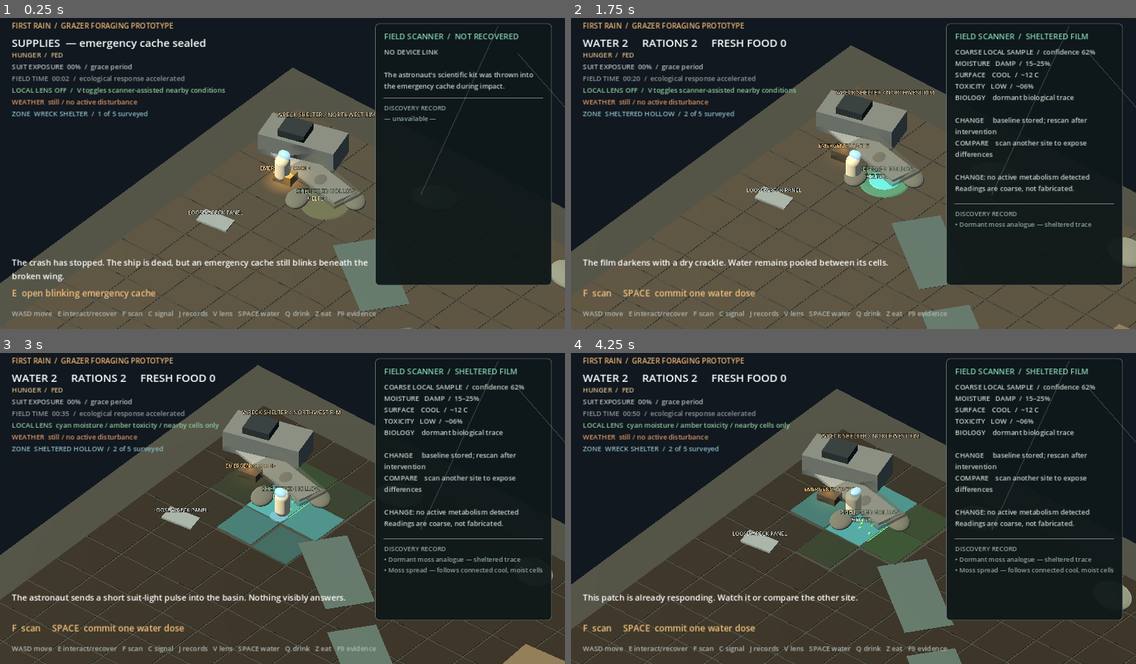
Above: before the commit, frames 1-4 (two rows, left to right).
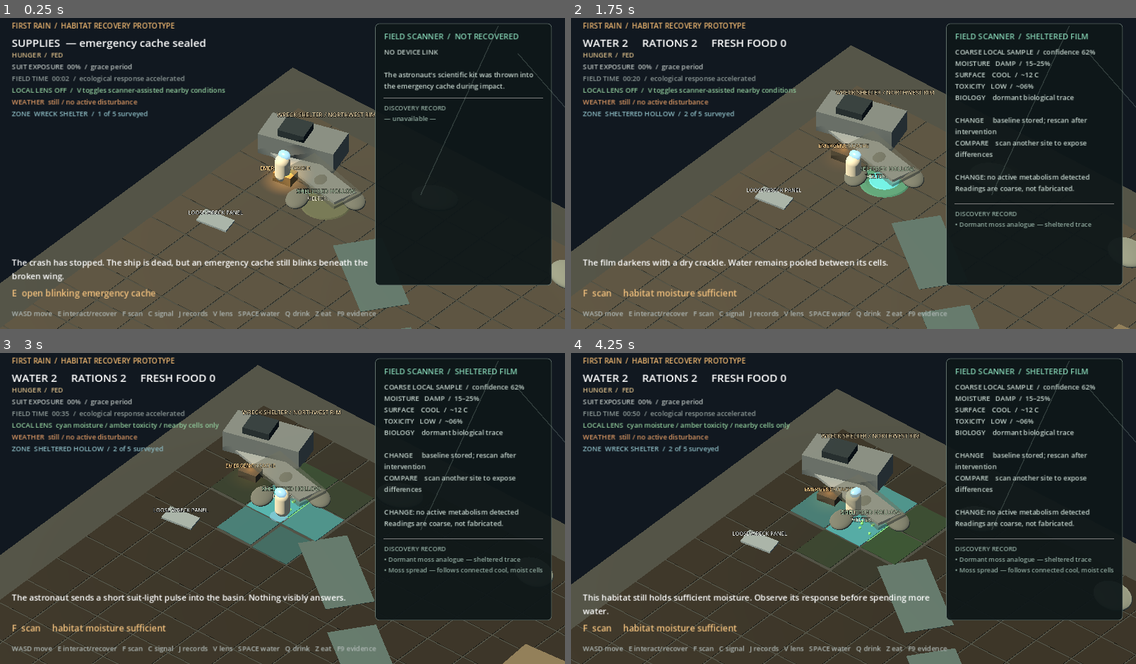
Above: after the commit, the same moments.

Repository: mmullen200/first-rain
Game: Godot game, scene res://main.tscn
Two runs of this game, one before a commit and one after it. Both use one fixed random seed, a clock stepped at 60 frames per second and the inputs below.
Inputs:
- Up to frame 1 (0.25 s): no input
- Up to frame 2 (1.75 s): tap Enter at 0.5 s; hold D 0.53-1.28 s; hold E 0.53-1.28 s; tap Space at 0.77, 1.52 s; hold S from 1.28 s (still down); tap F at 1.35 s
- Up to frame 3 (3 s): release S at 2.03 s; hold D 2.03-2.78 s; tap V at 2.1 s; hold W from 2.78 s (still down); tap C at 2.85 s
- Up to frame 4 (4.25 s): tap Space at 3.02, 3.77 s; release W at 3.53 s; hold A from 3.53 s (still down); tap Q at 3.6 s

The runs differ from the first frame. In frame 1, 0.3% of the frame differs, in the area x 10-31%, y 1-4%; in frame 2, 0.6%; in frame 3, 0.7%; in frame 4, 1.4%, in the area x 2-64%, y 1-90%.

Commit message:
Allow storm-dried habitat to be rewatered

Diff:
--- a/prototypes/godot-first-interaction/main.gd
+++ b/prototypes/godot-first-interaction/main.gd
@@ -21,6 +21,7 @@
 const FIELD_TIME_SCALE := 12.0
 const EXPOSED_EXPOSURE_RATE := 0.105
 const MOSS_EXPOSURE_RATE := 0.035
+const REWATER_MOISTURE_THRESHOLD := 0.16
 # Forty-five hunger points marks a meal. At 12× displayed field time this
 # takes eight in-world hours, supporting roughly three meals per field day.
 const HUNGER_RATE := 0.01875
@@ -584,7 +585,7 @@
 
 	var title := Label.new()
 	title.position = Vector2(24, 18)
-	title.text = "FIRST RAIN  /  GRAZER FORAGING PROTOTYPE"
+	title.text = "FIRST RAIN  /  HABITAT RECOVERY PROTOTYPE"
 	title.add_theme_font_size_override("font_size", 15)
 	title.add_theme_color_override("font_color", Color("e9b36e"))
 	canvas.add_child(title)
@@ -868,7 +869,16 @@
 		prompt_label.text = "E  place shade on this ecological cell  /  footprint shown"
 	elif nearest_patch != "":
 		if scanner_recovered:
-			prompt_label.text = "F  scan     SPACE  commit one water dose"
+			var nearby_patch: Dictionary = patches[nearest_patch]
+			var nearby_position: Vector3 = nearby_patch["node"].global_position
+			var nearby_sample: Dictionary = ecology.sample_world(Vector2(nearby_position.x, nearby_position.z))
+			var established: bool = nearby_patch["state"] == "wet" or nearby_patch["state"] == "awakening" or nearby_patch["state"] == "thriving"
+			if established and nearby_sample["moisture"] <= REWATER_MOISTURE_THRESHOLD:
+				prompt_label.text = "F  scan     SPACE  rewater dry habitat"
+			elif established:
+				prompt_label.text = "F  scan     habitat moisture sufficient"
+			else:
+				prompt_label.text = "F  scan     SPACE  commit one water dose"
 		else:
 			prompt_label.text = "The film is unusual, but bare eyes reveal little."
 	elif near_refuge:
@@ -1412,24 +1422,30 @@
 		return
 
 	var patch: Dictionary = patches[nearest_patch]
-	if patch["state"] == "wet" or patch["state"] == "awakening" or patch["state"] == "thriving":
-		_set_status("This patch is already responding. Watch it or compare the other site.")
-		return
-
-	var command_id := _record_command("water", nearest_patch, {"doses": 1})
+	var patch_position: Vector3 = patch["node"].global_position
+	var local_sample: Dictionary = ecology.sample_world(Vector2(patch_position.x, patch_position.z))
+	var established: bool = patch["state"] == "wet" or patch["state"] == "awakening" or patch["state"] == "thriving"
+	if established and local_sample["moisture"] > REWATER_MOISTURE_THRESHOLD:
+		_set_status("This habitat still holds sufficient moisture. Observe its response before spending more water.")
+		return
+
+	var command_id := _record_command("water", nearest_patch, {"doses": 1, "recovery": established})
 	water_doses -= 1
 	ecology_started = true
-	patch["state"] = "wet"
-	patch["age"] = 0.0
-	var patch_position: Vector3 = patch["node"].global_position
+	if not established:
+		patch["state"] = "wet"
+		patch["age"] = 0.0
 	ecology.add_water(Vector2(patch_position.x, patch_position.z))
 	var watered_cell: Vector2i = ecology.world_to_cell(Vector2(patch_position.x, patch_position.z))
-	last_intervention_event_id = evidence.record_event(ecology.tick, "intervention.water_added", "cell:%d,%d" % [watered_cell.x, watered_cell.y], [command_id], {"site": nearest_patch, "remaining_doses": water_doses})
+	last_intervention_event_id = evidence.record_event(ecology.tick, "intervention.water_added", "cell:%d,%d" % [watered_cell.x, watered_cell.y], [command_id], {"site": nearest_patch, "remaining_doses": water_doses, "recovery": established})
 	evidence.checkpoint(ecology.tick, "player_intervention", _evidence_snapshot())
-	_set_patch_color(nearest_patch, Color("3e6653"), Color("18372d"))
-	if patch["shade"]:
+	if established:
+		_set_status("Water darkens the storm-dried habitat. Its recovery now depends on the life, shelter, and nutrients that survived.")
+	else:
+		_set_patch_color(nearest_patch, Color("3e6653"), Color("18372d"))
+	if not established and patch["shade"]:
 		_set_status("The film darkens with a dry crackle. Water remains pooled between its cells.")
-	else:
+	elif not established:
 		_set_status("The film darkens—but water beads, hisses, and starts flashing away in the heat.")
 
 
--- /dev/null
+++ b/prototypes/godot-first-interaction/tests/rewater_after_disturbance_test.gd
@@ -0,0 +1,66 @@
+extends SceneTree
+
+
+func _initialize() -> void:
+	call_deferred("_run")
+
+
+func _run() -> void:
+	var scene = load("res://main.tscn").instantiate()
+	root.add_child(scene)
+	await process_frame
+	scene.astronaut.position = scene.emergency_cache.position
+	scene._update_nearby_interactions()
+	scene._interact()
+	scene.astronaut.position = scene.patches["hollow"]["node"].position
+	scene._update_nearby_interactions()
+	scene._water_nearby_patch()
+
+	var hollow_world := Vector2(scene.patches["hollow"]["node"].position.x, scene.patches["hollow"]["node"].position.z)
+	var hollow_cell: Vector2i = scene.ecology.world_to_cell(hollow_world)
+	var hollow_index: int = scene.ecology._index(hollow_cell.x, hollow_cell.y)
+	scene.patches["hollow"]["state"] = "thriving"
+	scene.ecology.fungus[hollow_index] = 0.08
+	scene.ecology.nutrients[hollow_index] = 0.15
+
+	var water_before_moist_retry: int = scene.water_doses
+	scene._update_nearby_interactions()
+	if scene.prompt_label.text.contains("rewater"):
+		printerr("FAIL: a still-moist established patch is presented as needing recovery water")
+		quit(1)
+		return
+	scene._water_nearby_patch()
+	if scene.water_doses != water_before_moist_retry:
+		printerr("FAIL: a still-moist established patch consumed another water dose")
+		quit(1)
+		return
+
+	scene.ecology.fruiting[hollow_index] = 0.06
+	scene.ecology.apply_dust_front(hollow_cell.x)
+	scene.ecology.moisture[hollow_index] = 0.0
+	var fruiting_after_storm: float = scene.ecology.fruiting[hollow_index]
+	var water_before_dry_retry: int = scene.water_doses
+	scene._update_nearby_interactions()
+	if not scene.prompt_label.text.contains("rewater dry habitat"):
+		printerr("FAIL: the storm-dried habitat does not present a situated rewatering prompt; prompt=", scene.prompt_label.text)
+		quit(1)
+		return
+	scene._water_nearby_patch()
+	var moisture_after: float = scene.ecology.moisture[hollow_index]
+	if scene.water_doses != water_before_dry_retry - 1 or moisture_after <= 0.0:
+		printerr("FAIL: a storm-dried thriving patch rejects another water intervention; water-before=", water_before_dry_retry, " water-after=", scene.water_doses, " moisture-after=", moisture_after, " fruiting-after-storm=", fruiting_after_storm, " status=", scene.status_label.text)
+		quit(1)
+		return
+	if scene.ecology.fruiting[hollow_index] >= 0.055:
+		printerr("FAIL: recovery water restored harvestable fruiting tissue immediately instead of supporting regrowth")
+		quit(1)
+		return
+	for ignored in range(30):
+		scene.ecology.step()
+	if scene.ecology.fruiting[hollow_index] < 0.055:
+		printerr("FAIL: surviving fungus did not regrow harvestable fruiting tissue after the dry habitat was rewatered; fruiting=", scene.ecology.fruiting[hollow_index])
+		quit(1)
+		return
+
+	print("PASS: moist habitat rejects redundant water while storm-dried established habitat accepts recovery water and regrows fruiting tissue")
+	quit(0)
Not shown, changed: prototypes/godot-first-interaction/README.md
